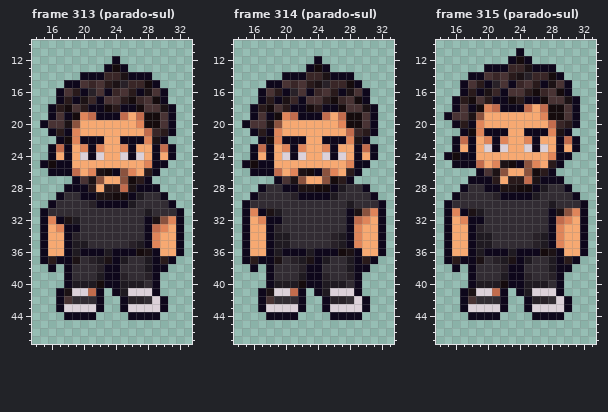
A pixel-art file gets an edit: pixel-art/jpgma/saida/jpgma.aseprite. The picture above is the old version.
48x48 pixels, 344 frames. Colours within 5 levels of each other are drawn and written as one. Shown: frame 313 (parado-sul): x 14..33, y 10..47; frame 314 (parado-sul): x 14..33, y 10..47; frame 315 (parado-sul): x 14..33, y 10..47. The commit also changed other frames, which this record leaves out.
Now the later version:
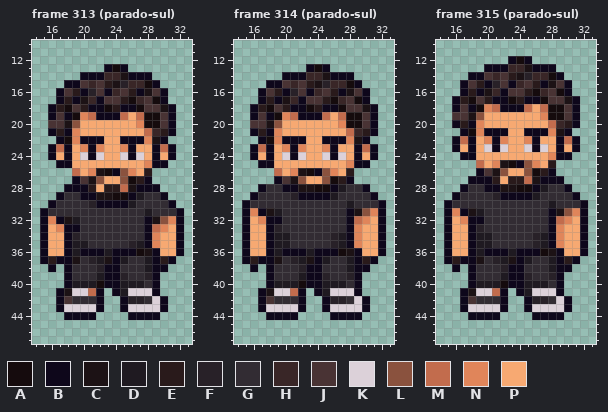
Palette (. is transparent): A #150b0d  B #0e071b  C #1c1215  D #1f1a21  E #291a1b  F #282128  G #322c33  H #392627  J #493334  K #dcd1d9  L #8a523e  M #c26c4d  N #e0855a  P #f7a972
Message: chore(jogo): retoques do parado do jpgma Traz para o build.py os pixels apagados à mão no Aseprite (sul e sudeste).
The edit:
Frame 313 (parado-sul):
The edit erases colour A in row 25 at x 16.
The edit erases colour B in row 12 at x 24; in row 20 at x 15; in row 25 at x 15; in row 26 at x 16 to 18 and 29.
Frame 314 (parado-sul): the same change as frame 313 (parado-sul)
Frame 315 (parado-sul):
The edit erases colour A in row 24 at x 16.
The edit erases colour B in row 11 at x 24; in row 19 at x 15; in row 24 at x 15; in row 25 at x 16 to 18 and 29.
